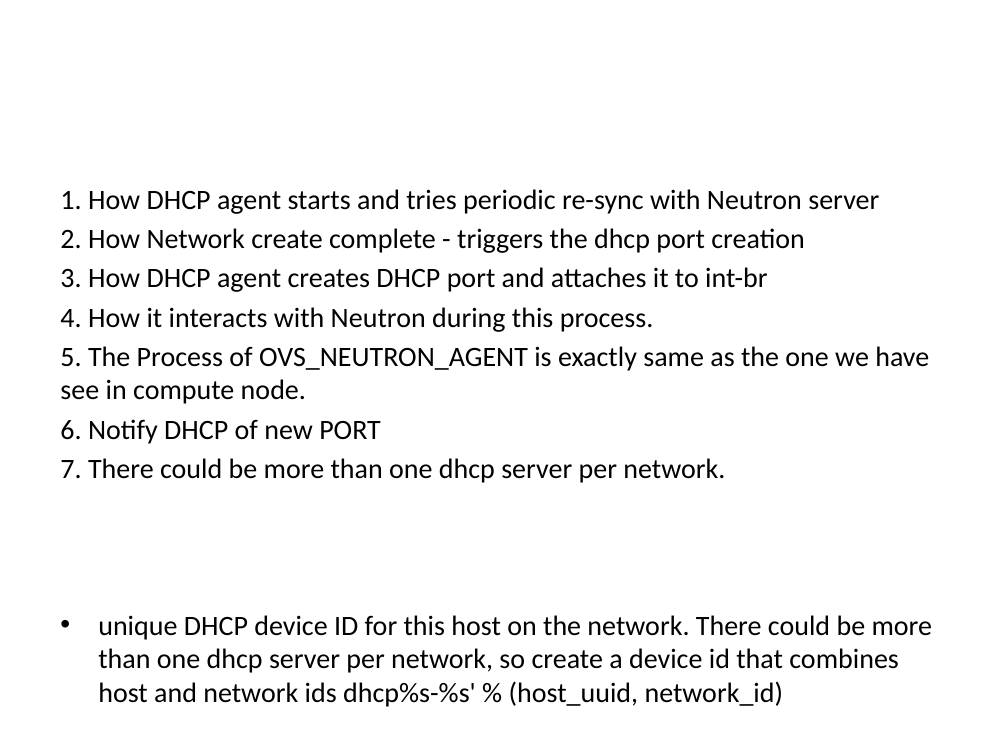
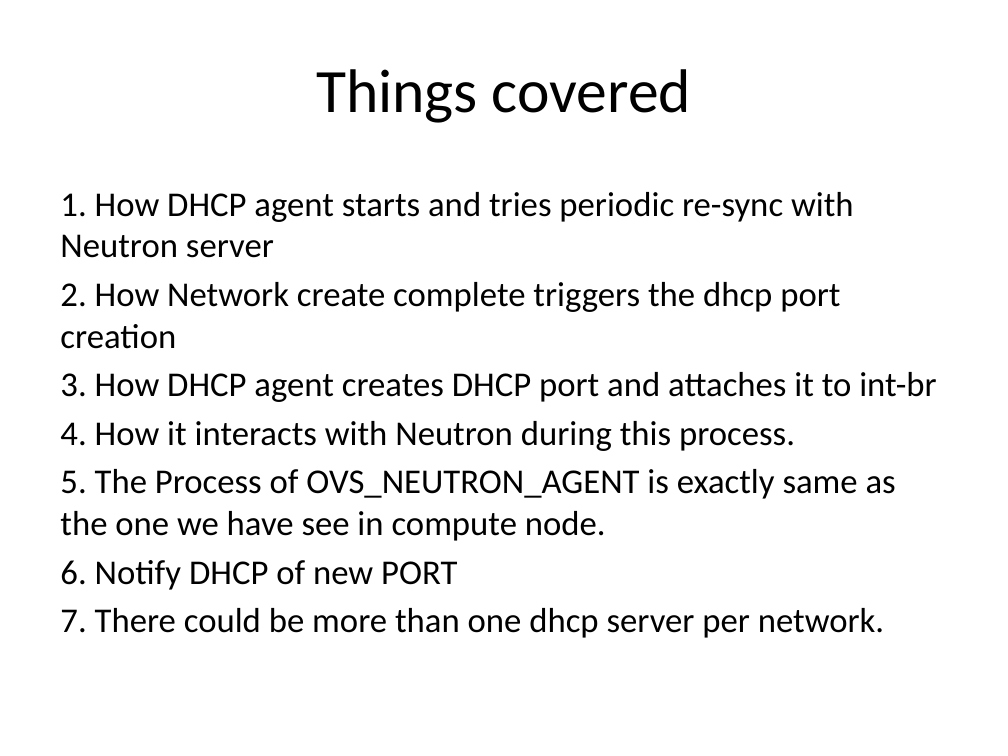
Before and after one commit to sknrao/openstack-neutron-revengg, a slide deck: slide 2 of OS-Neutron-DHCP.pptx (slide 1 before the commit). Drawn at 1008x756 pixels with LibreOffice and Linux fonts; fonts in the diff are those of the drawing. Boxes give left, top, right and bottom in pixels: in the first picture for what was removed or moved away, otherwise in the second. Text is boxed around its words. In the diff, an @@ line names an element or a change of style, - is before the commit and + after.

```diff
--- a/OS-Neutron-DHCP.pptx
+++ b/OS-Neutron-DHCP.pptx
@@ title added at box(316, 69, 691, 123), 44 pt, text #000000 @@
+Things covered
@@ text at box(60, 192, 936, 638): size 20 to 24.8 pt in "1. How DHCP agent starts and tries ...", "3. How DHCP agent creates DHCP port ...", "4. How it interacts with Neutron during ...", "5. The Process of OVS_NEUTRON_AGENT is exactly ..." and 2 more places @@
@@ text at box(60, 282, 840, 349): text changed; size 20 to 24.8 pt @@
-2. How Network create complete - triggers the dhcp port creation
+2. How Network create complete triggers the dhcp port creation
@@ text at box(98, 615, 932, 673): paragraph removed @@
-• unique DHCP device ID for this host on the network. There could be more than one dhcp server per network, so create a device id that combines host and network ids dhcp%s-%s' % (host_uuid, network_id)
```
Also in this commit, not shown: 1 slide added, 8 other files.
